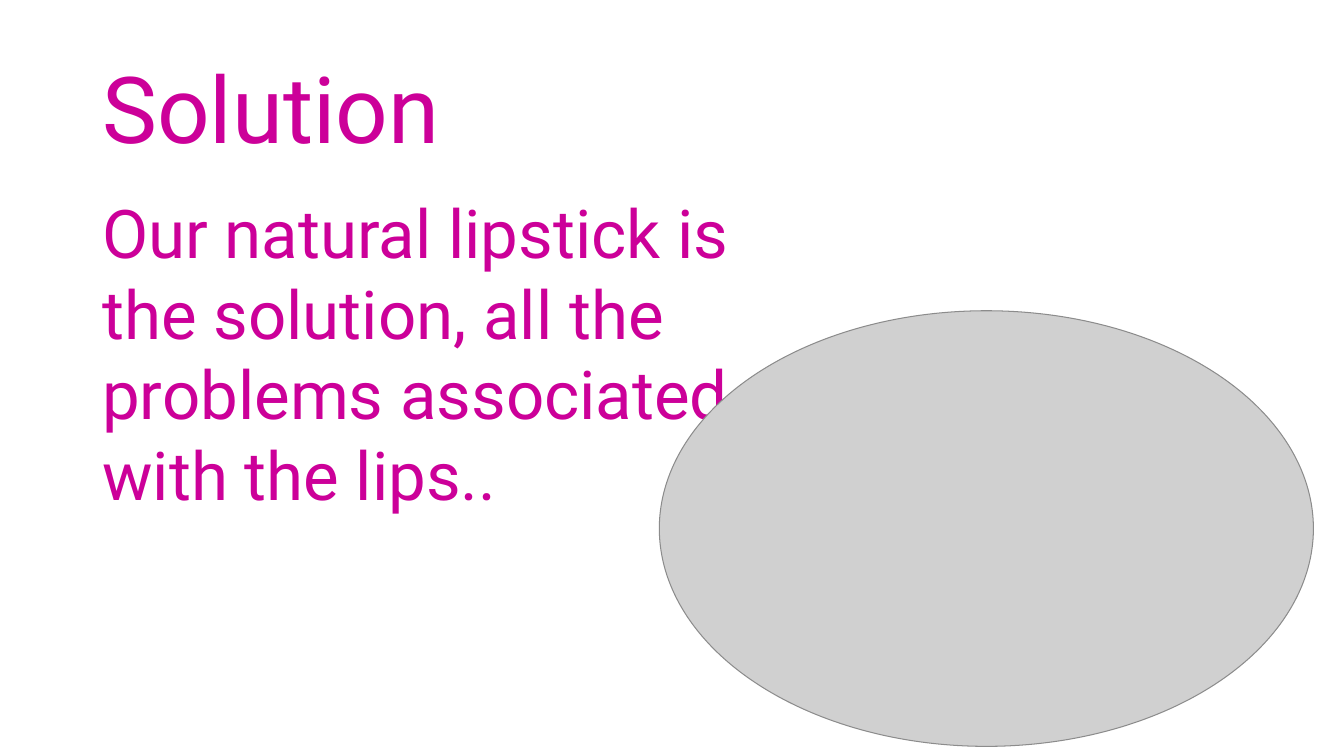
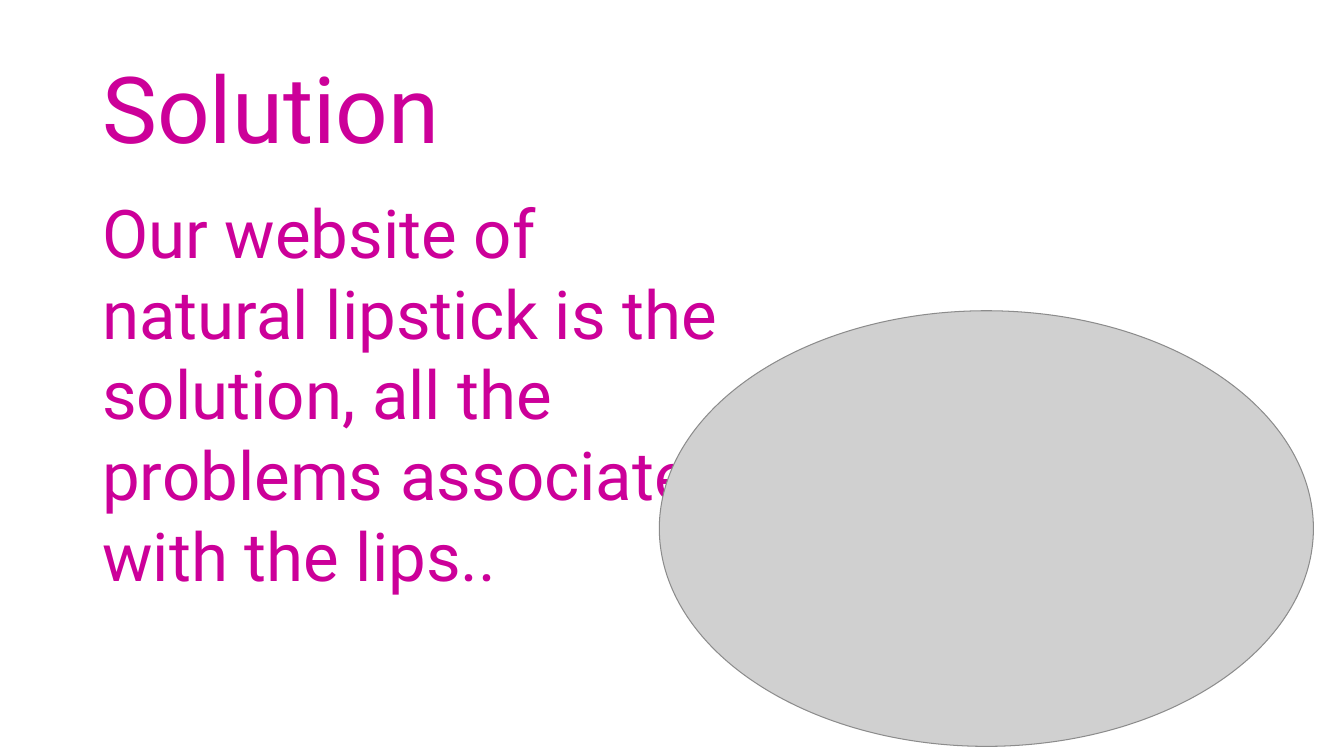
Before and after one commit to knopa24/week2, a slide deck: slide 3 of Новий Презентация Microsoft PowerPoint.pptx. Drawn at 1344x756 pixels with LibreOffice and Linux fonts; fonts in the diff are those of the drawing; grey boxes stand for pictures; background and template pictures are left out. Boxes give left, top, right and bottom in pixels: in the first picture for what was removed or moved away, otherwise in the second. Text is boxed around its words. In the diff, an @@ line names an element or a change of style, - is before the commit and + after.

```diff
--- a/Новий Презентация Microsoft PowerPoint.pptx
+++ b/Новий Презентация Microsoft PowerPoint.pptx
@@ text at (x1=102, y1=207, x2=727, y2=595): text changed @@
-Our natural lipstick is the solution, all the problems associated with the lips..
+Our website of natural lipstick is the solution, all the problems associated with the lips..
```
Also in this commit, not shown: 1 other slide changed.
